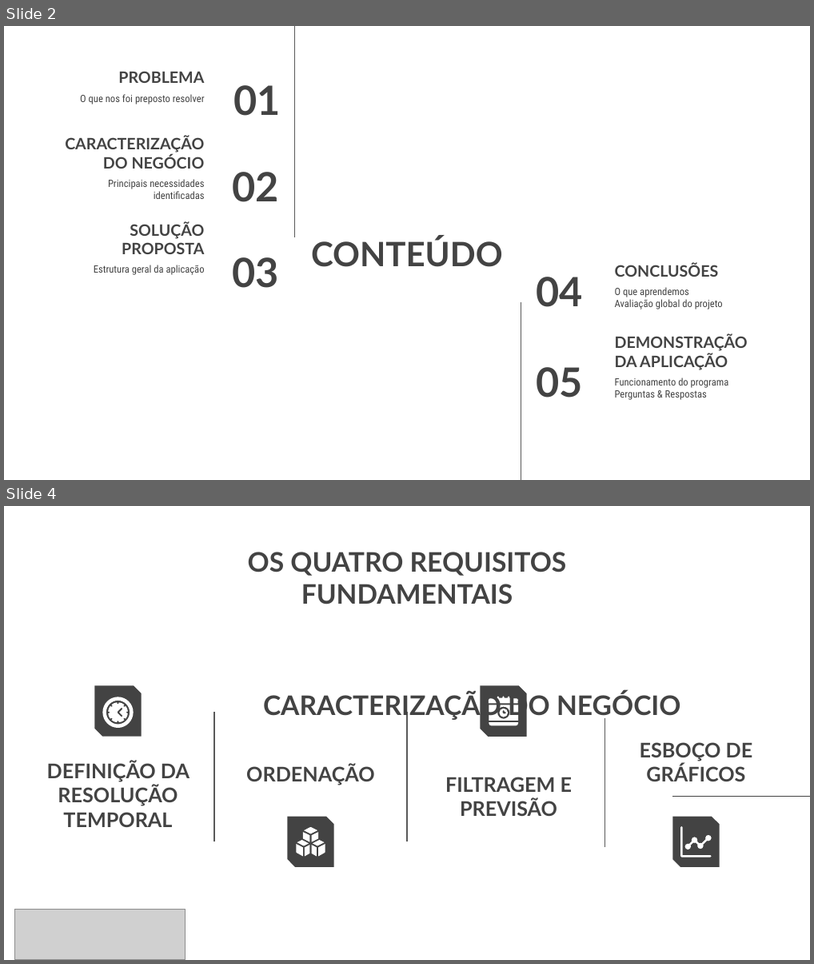
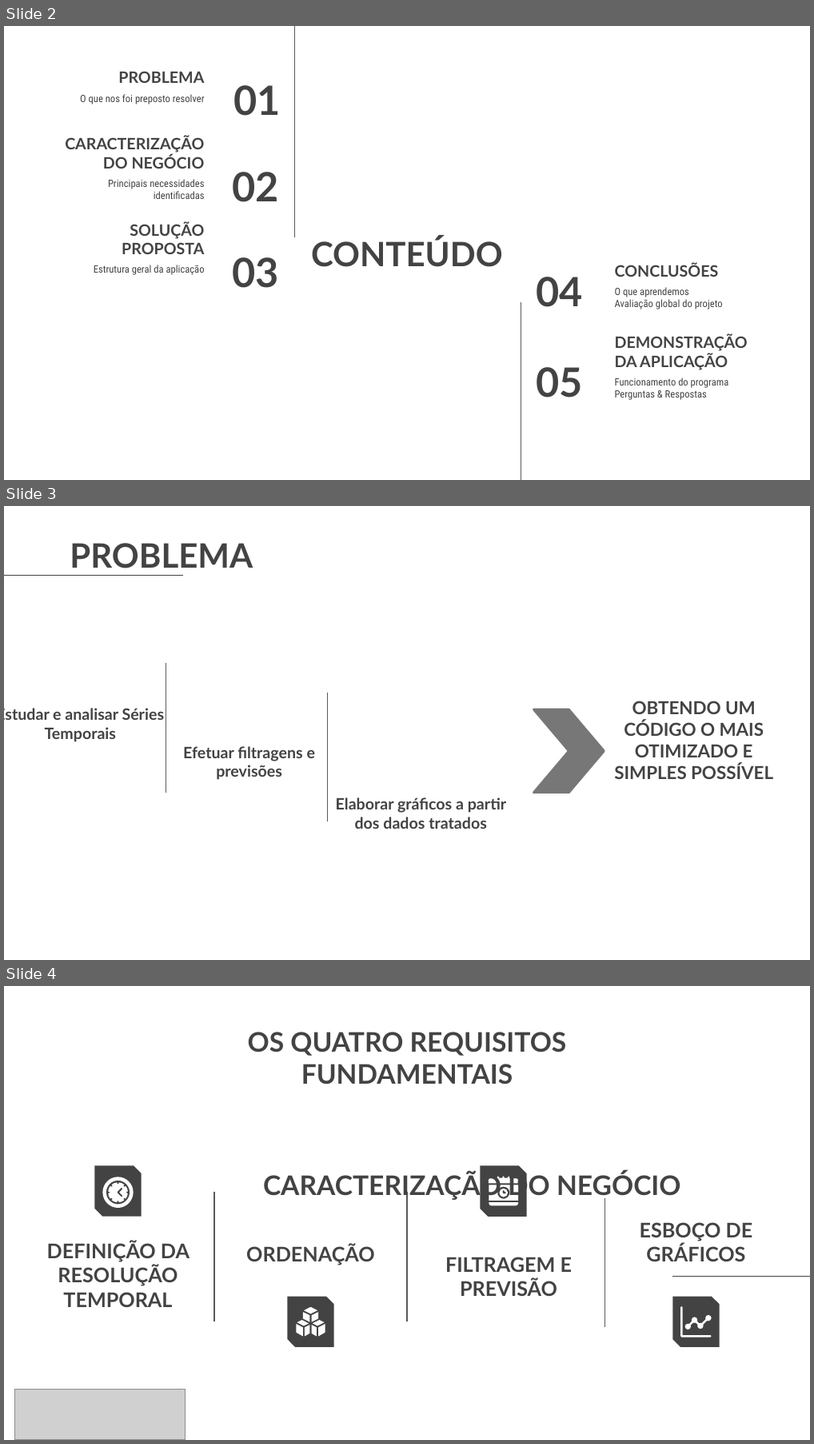
Before and after one commit to MadDinosaur/ISEP-LAPR1, a slide deck: TurmaDK_Grupo05_relatorio.PPT.pptx. Shown one above the other, each under a label of ours: slides 2 and 4 before the commit, slides 2, 3 and 4 after it; the slides between them are not shown. The pictures are 814x964 and 814x1444 pixels, drawn with LibreOffice and Linux fonts; fonts in the diff are those of the drawing; grey boxes stand for pictures; background and template pictures are left out. Boxes give left, top, right and bottom in pixels: in the first picture for what was removed or moved away, otherwise in the second. Text is boxed around its words. In the diff, an @@ line names an element or a change of style, - is before the commit and + after.

Commit message:
Alteração no slide Problema

```diff
--- a/TurmaDK_Grupo05_relatorio.PPT.pptx
+++ b/TurmaDK_Grupo05_relatorio.PPT.pptx
@@ slide 3 added at <box>4,506,810,960</box>, background picture (left out) @@
@@ title added at <box>70,543,253,568</box>, 30 pt, text #434343, bold @@
+PROBLEMA
@@ line added from (4, 576) to (183, 576), #434343 0.75 pt @@
@@ line added from (166, 664) to (166, 792), #595959 0.75 pt @@
@@ line added from (327, 692) to (327, 821), #595959 0.75 pt @@
@@ title added at <box>4,708,165,742</box>, 14 pt, text #434343, bold @@
+Estudar e analisar Séries Temporais
@@ chevron added at <box>534,709,604,792</box>, fill #777777, outline #777777 2 pt @@
@@ text added at <box>614,700,774,779</box>, 16 pt, text #434343, bold @@
+OBTENDO UM CÓDIGO O MAIS OTIMIZADO E SIMPLES POSSÍVEL
@@ text added at <box>183,746,315,780</box>, 14 pt, text #434343, bold @@
+Efetuar filtragens e previsões
@@ text added at <box>336,797,506,828</box>, 14 pt, text #434343, bold @@
+Elaborar gráficos a partir dos dados tratados
```
Also in this commit, not shown: 1 slide removed.
